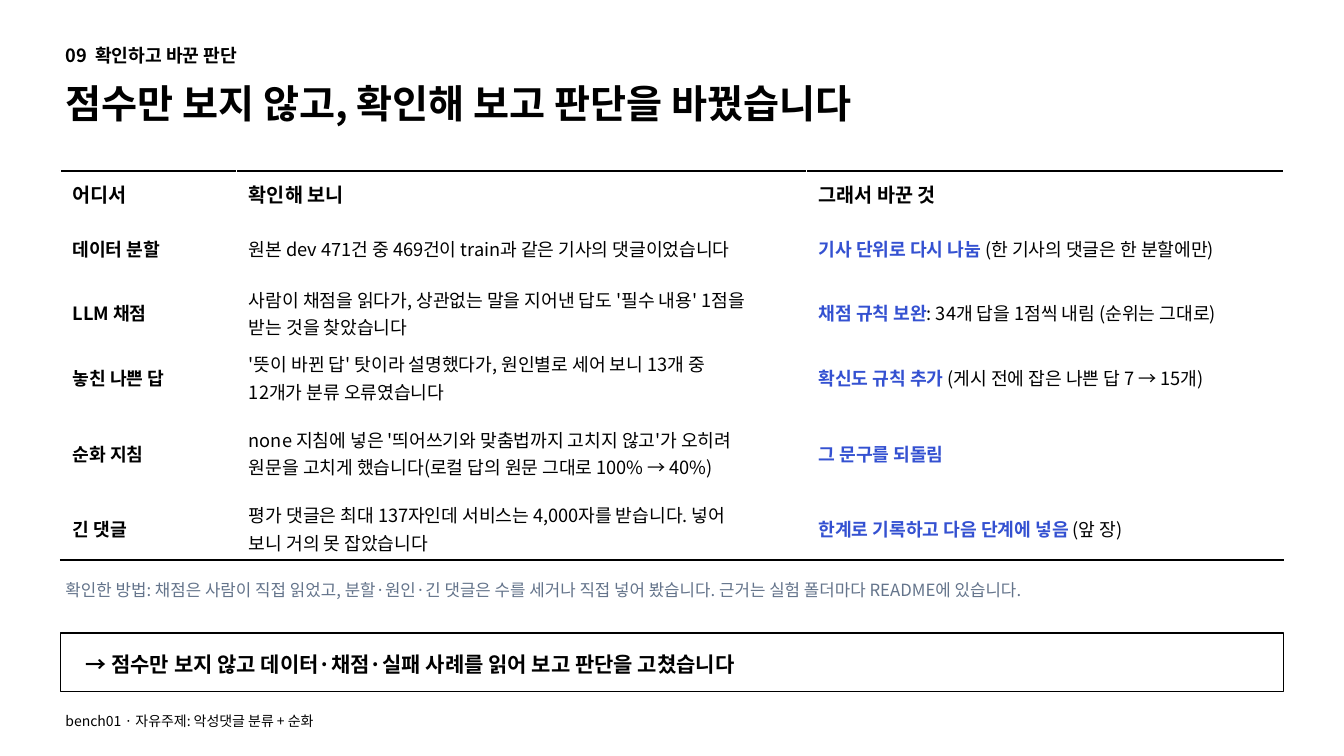
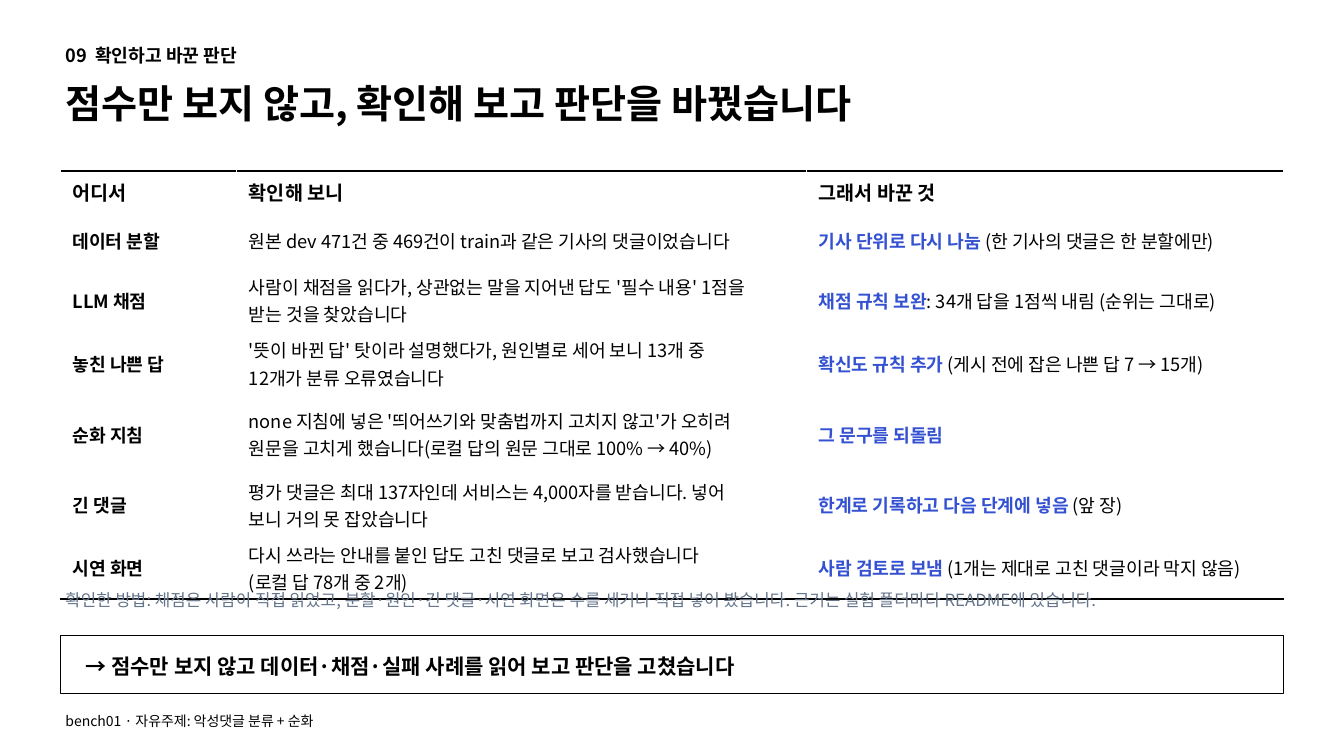
Before and after one commit to LLM-project-02/model-benchmark-lab, a slide deck: slide 10 of artifacts/step_by_step/comments/bench01/demo/bench01_comments_slides_심플_피드백반영.pptx. Drawn at 1344x756 pixels with LibreOffice and Linux fonts; fonts in the diff are those of the drawing. Boxes give left, top, right and bottom in pixels: in the first picture for what was removed or moved away, otherwise in the second. Text is boxed around its words. In the diff, an @@ line names an element or a change of style, - is before the commit and + after.

```diff
--- a/artifacts/step_by_step/comments/bench01/demo/bench01_comments_slides_심플_피드백반영.pptx
+++ b/artifacts/step_by_step/comments/bench01/demo/bench01_comments_slides_심플_피드백반영.pptx
@@ table at <box>60,171,1284,599</box> @@
+row 7: 시연 화면 | 다시 쓰라는 안내를 붙인 답도 고친 댓글로 보고 검사했습니다 (로컬 답 78개 중 2개) | 사람 검토로 보냄 (1개는 제대로 고친 댓글이라 막지 않음)
@@ text at <box>65,589,1097,609</box>: text changed @@
-확인한 방법: 채점은 사람이 직접 읽었고, 분할·원인·긴 댓글은 수를 세거나 직접 넣어 봤습니다. 근거는 실험 폴더마다 README에 있습니다.
+확인한 방법: 채점은 사람이 직접 읽었고, 분할·원인·긴 댓글·시연 화면은 수를 세거나 직접 넣어 봤습니다. 근거는 실험 폴더마다 README에 있습니다.
```
Also in this commit, not shown: 1 other file.
